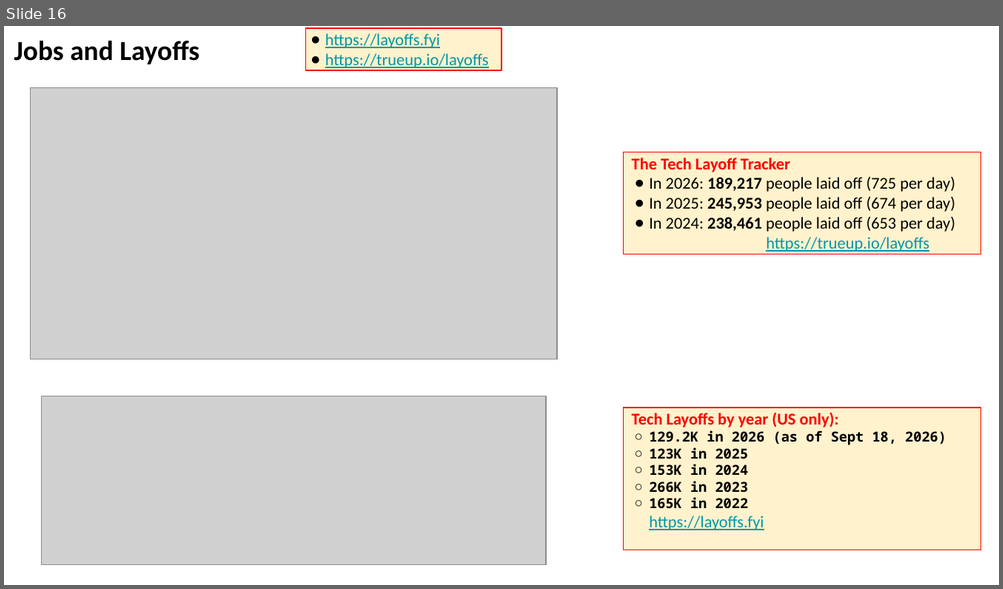
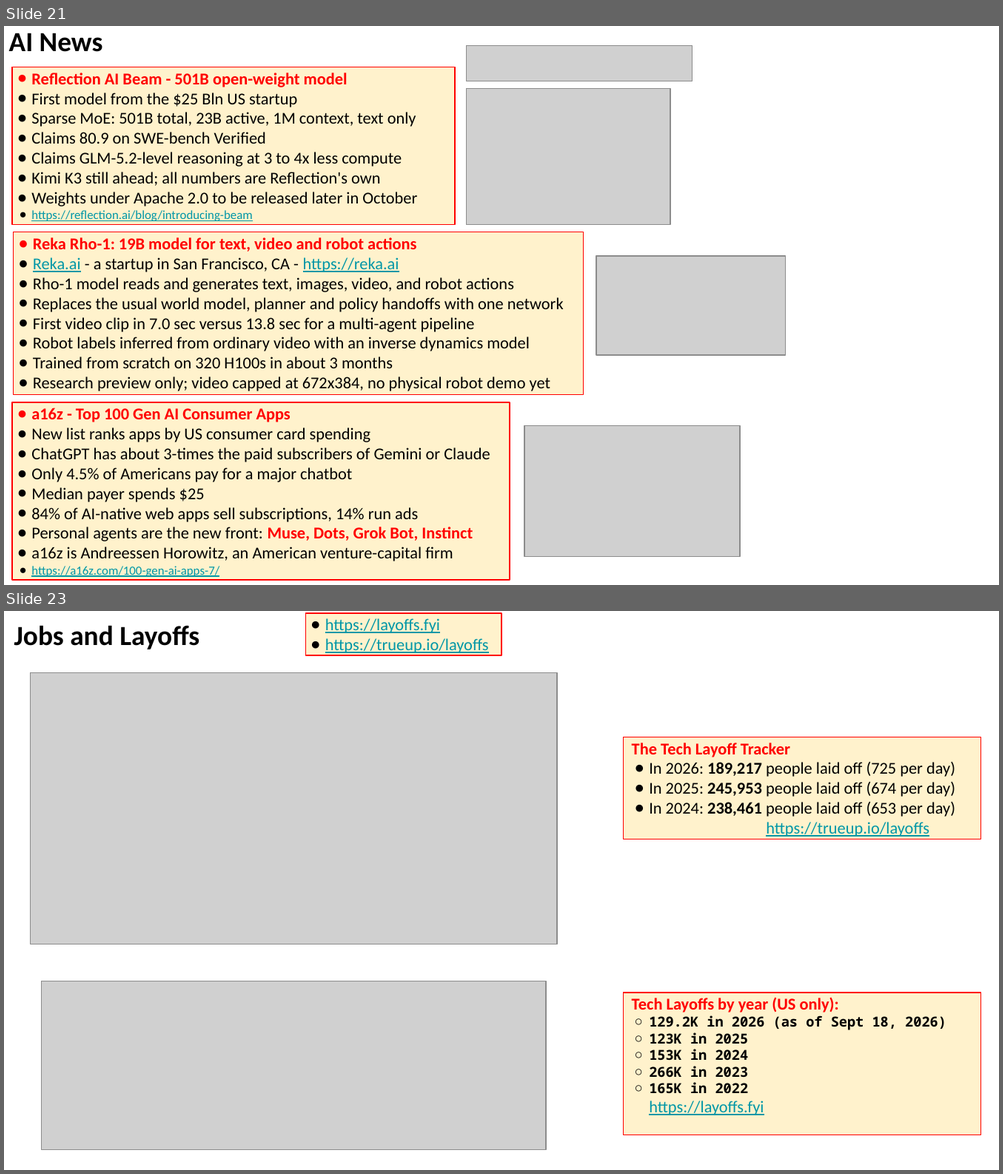
Before and after one commit to lselector/seminar, a slide deck: 2026/2026-10-09-AI-News.pptx. Shown one above the other, each under a label of ours: slide 16 before the commit, slides 21 and 23 after it; the slides between them are not shown. The pictures are 1003x589 and 1003x1174 pixels, drawn with LibreOffice and Linux fonts; fonts in the diff are those of the drawing; grey boxes stand for pictures. Boxes give left, top, right and bottom in pixels: in the first picture for what was removed or moved away, otherwise in the second. Text is boxed around its words. In the diff, an @@ line names an element or a change of style, - is before the commit and + after.

```diff
--- a/2026/2026-10-09-AI-News.pptx
+++ b/2026/2026-10-09-AI-News.pptx
@@ slide 21 added at <box>4,26,999,585</box>, background #FFFFFF @@
@@ text added at <box>9,33,103,52</box>, 20 pt, text #000000, bold @@
+AI News
@@ picture added at <box>466,46,692,82</box> @@
@@ rectangle added at <box>12,67,455,225</box>, fill #FFF2CC, outline #FF0000 0.75 pt, 12 pt, text #000000 @@
+● Reflection AI Beam - 501B open-weight model
+● First model from the $25 Bln US startup
+● Sparse MoE: 501B total, 23B active, 1M context, text only
+● Claims 80.9 on SWE-bench Verified
+● Claims GLM-5.2-level reasoning at 3 to 4x less compute
+● Kimi K3 still ahead; all numbers are Reflection's own
+● Weights under Apache 2.0 to be released later in October
+● https://reflection.ai/blog/introducing-beam
@@ picture added at <box>466,89,670,225</box> @@
@@ rectangle added at <box>13,232,583,395</box>, fill #FFF2CC, outline #FF0000 0.75 pt, 12 pt, text #000000 @@
+● Reka Rho-1: 19B model for text, video and robot actions
+● Reka.ai - a startup in San Francisco, CA - https://reka.ai
+● Rho-1 model reads and generates text, images, video, and robot actions
+● Replaces the usual world model, planner and policy handoffs with one network
+● First video clip in 7.0 sec versus 13.8 sec for a multi-agent pipeline
+● Robot labels inferred from ordinary video with an inverse dynamics model
+● Trained from scratch on 320 H100s in about 3 months
+● Research preview only; video capped at 672x384, no physical robot demo yet
@@ picture added at <box>596,255,785,355</box> @@
@@ rectangle added at <box>12,403,509,581</box>, fill #FFF2CC, outline #FF0000 0.75 pt, 12 pt, text #000000 @@
+● a16z - Top 100 Gen AI Consumer Apps
+● New list ranks apps by US consumer card spending
+● ChatGPT has about 3-times the paid subscribers of Gemini or Claude
+● Only 4.5% of Americans pay for a major chatbot
+● Median payer spends $25
+● 84% of AI-native web apps sell subscriptions, 14% run ads
+● Personal agents are the new front: Muse, Dots, Grok Bot, Instinct
+● a16z is Andreessen Horowitz, an American venture-capital firm
+● https://a16z.com/100-gen-ai-apps-7/
@@ picture added at <box>524,426,740,556</box> @@
@@ what was slide 16 is now slide 23 @@
```
Also in this commit, not shown: 6 slides changed, 7 other slides added.
